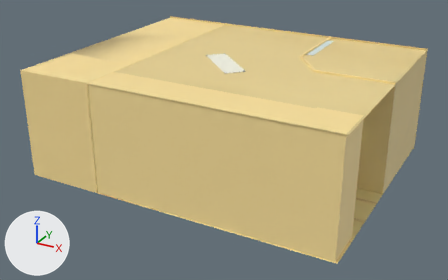
The FBX model Assets/Environments/NotmalRoom.fbx: old version first, new version second.
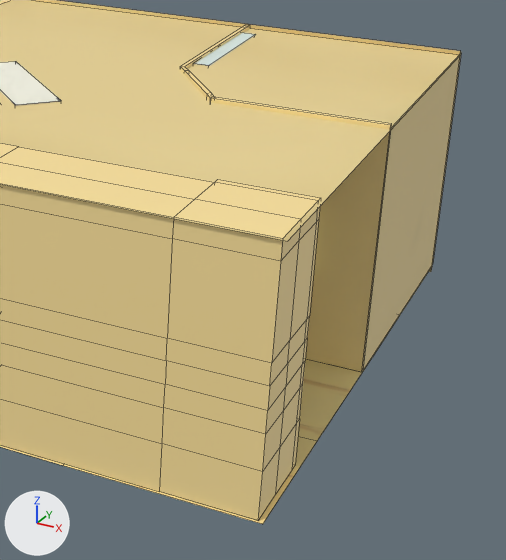
Each version appears first whole from a 50 mm camera at (8.71, -16.5, 8.9) aimed at (-0.12, -0.45, 0.87), and next in a close-up on the part from 49% to 100% of the width and 9% to 100% of the height. The axes (+X, +Y, +Z) are drawn at lower left. The lights are the same throughout. The close-ups show mesh edges as thin lines. Where no turn or scale is listed for an object, it has been applied to the vertices.

Objects in the first close-up: 'Bathroom Walls', 'Ceiling', 'Meuble', 'Plane', 'Plane.001', 'Plane.002', 'Room Light'.
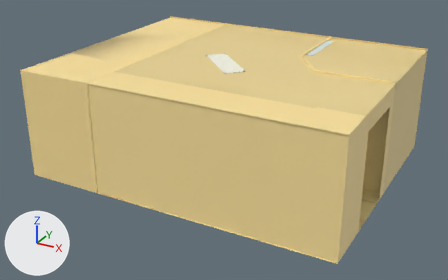
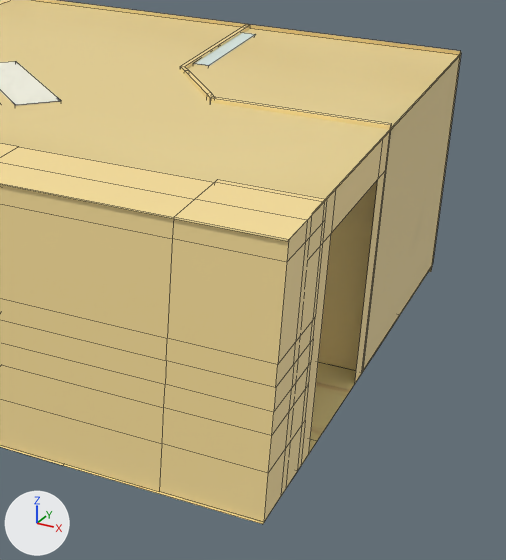
Commit message: Added the extra wall to the apartment.

Pixel boxes [x1, y1, x2, y2] of what changed, in the close-ups (506 x 560 px; the box of a moved part takes in the faces that stretch with it):
'Meuble', reshaped: before [0, 143, 321, 520]; after [0, 143, 327, 522]
'Entrance', added (beige): after [301, 129, 391, 464]
part 1 of me_cube_004, moved or reshaped: before [160, 180, 321, 520]; after [160, 180, 327, 522]

Diff of the bpy script that builds the scene:
```diff
--- a/Assets/Environments/NotmalRoom.fbx.py
+++ b/Assets/Environments/NotmalRoom.fbx.py
@@ img_entrancewall_png @@
+img_entrancewall_png = load_image('EntranceWall.png', 'Normal Room Textures/EntranceWall.png', 1024, 1024, 'sRGB')
@@ mat_wall_001 @@
+mat_wall_001 = principled_material('Wall.001')
+mat_wall_001.texture = img_entrancewall_png
@@ me_cube_004 @@
 me_cube_004.from_pydata(...)  # 148 vertices, 146 faces; spans x -2.52..4.94, y -1.16..0.14, z -1.06..2.37
 # used by ob_meuble; location = (0.0, -2.8, 1.06)
+# me_cube_004 part 1: all 32 vertices in x 4.94, y -1.16..0.14, z -1.06..2.37 are moved by (0.07, 0.0, 0.0)
 me_cube_004.materials.append(mat_cabinetthing)
@@ me_plane_008 @@
+me_plane_008.from_pydata(...)  # 12 vertices, 5 faces; spans x -0.26, y -3.32..-0.12, z -1.0..2.45
+me_plane_008.materials.append(mat_wall_001)  # picture img_entrancewall_png
@@ ob_entrance @@
+ob_entrance = bpy.data.objects.new('Entrance', me_plane_008)
+ob_entrance.location = (5.25, 0.17, 0.98)
```
